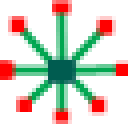
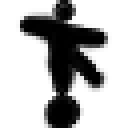
The second 128x128 image is a revision of the first. Changes to its layers:
added layer "Layer 35" above "Shape 46" over [16, 0, 112, 128]
hid "Shape 31" over [0, 0, 128, 124]
